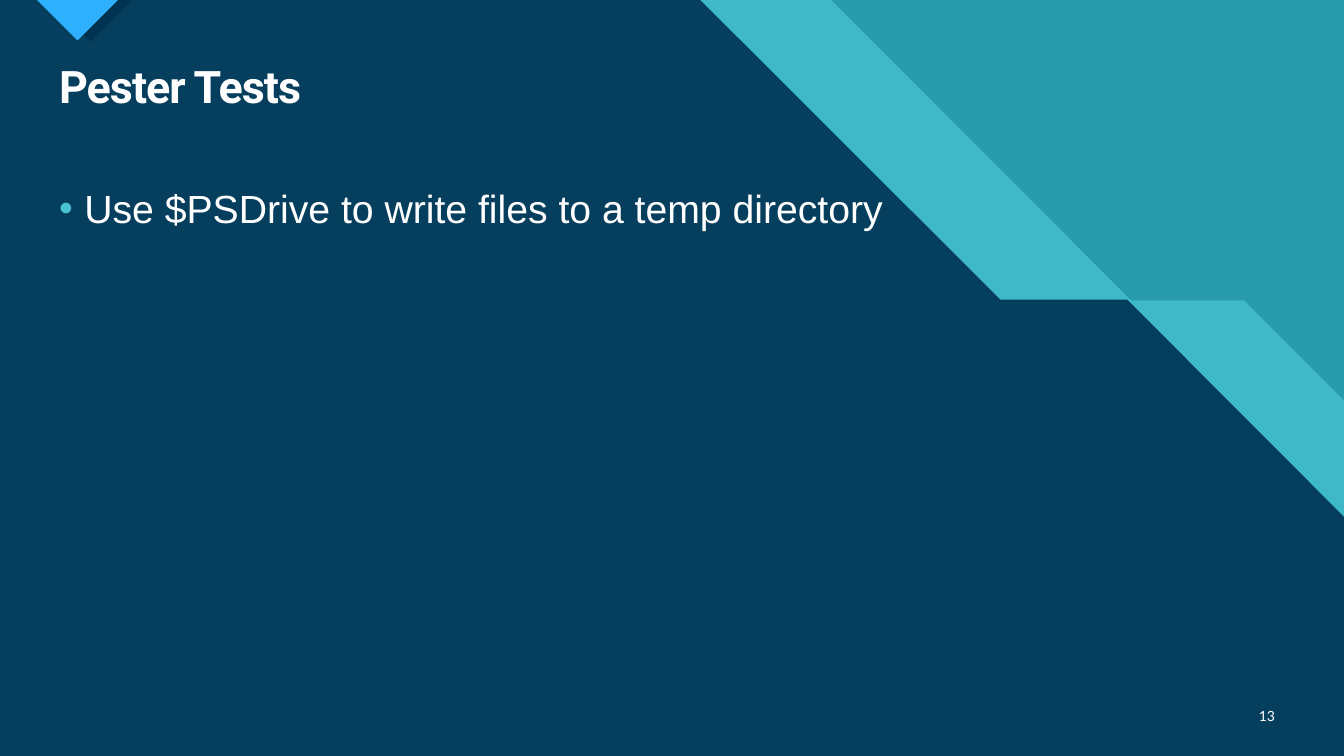
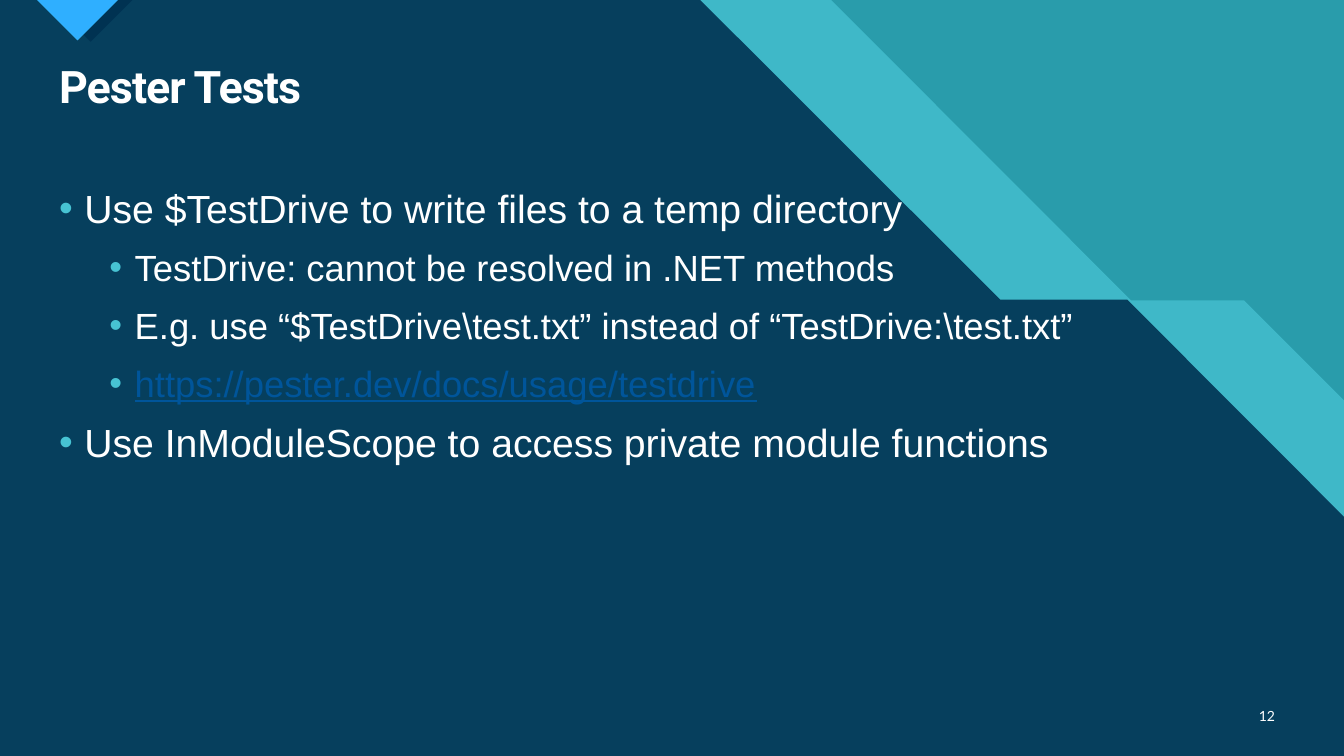
Before and after one commit to deadlydog/Presentation.tiPSWelcome, a slide deck: slide 12 of src/tiPS Welcome.pptx (slide 13 before the commit). Drawn at 1344x756 pixels with LibreOffice and Linux fonts; fonts in the diff are those of the drawing. Boxes give left, top, right and bottom in pixels: in the first picture for what was removed or moved away, otherwise in the second. Text is boxed around its words. In the diff, an @@ line names an element or a change of style, - is before the commit and + after.

```diff
--- a/src/tiPS Welcome.pptx
+++ b/src/tiPS Welcome.pptx
@@ text at [84, 192, 1072, 465]: text changed; size 28 to 26 pt @@
-• Use $PSDrive to write files to a temp directory
+• Use $TestDrive to write files to a temp directory
+  • TestDrive: cannot be resolved in .NET methods
+  • E.g. use “$TestDrive\test.txt” instead of “TestDrive:\test.txt”
+  • https://pester.dev/docs/usage/testdrive
+• Use InModuleScope to access private module functions
@@ page number at [1259, 711, 1275, 721]: text changed @@
-13
+12
```
Also in this commit, not shown: 5 other slides changed, 1 other file.
